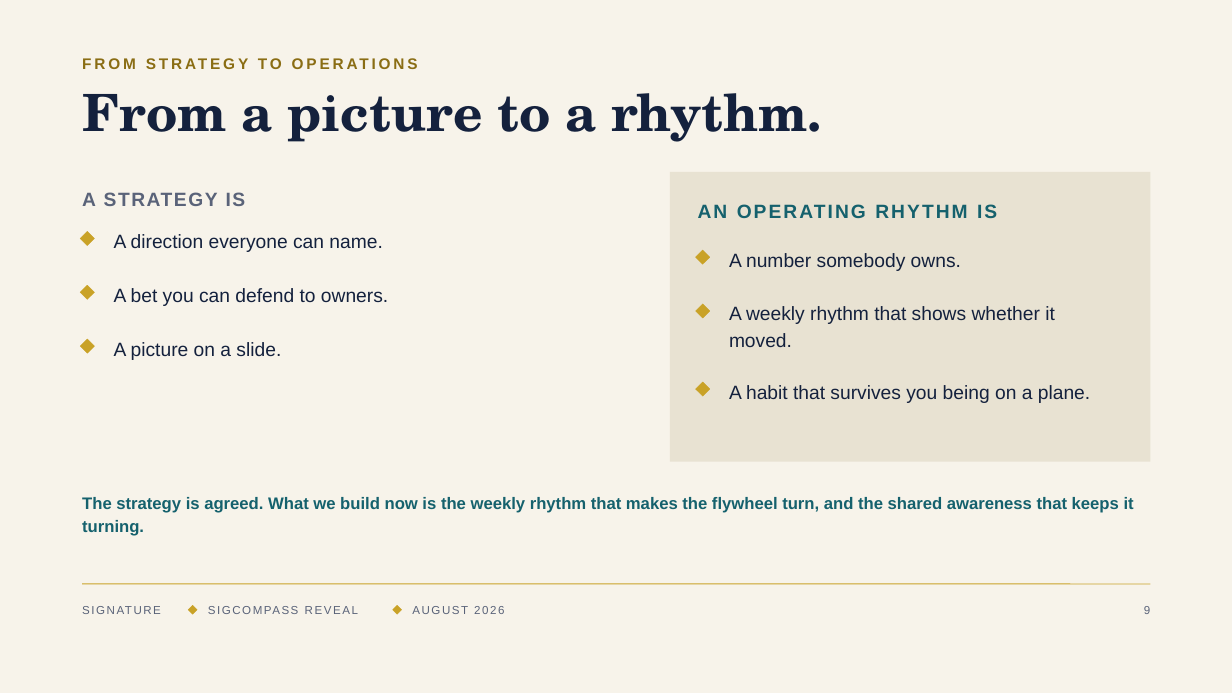
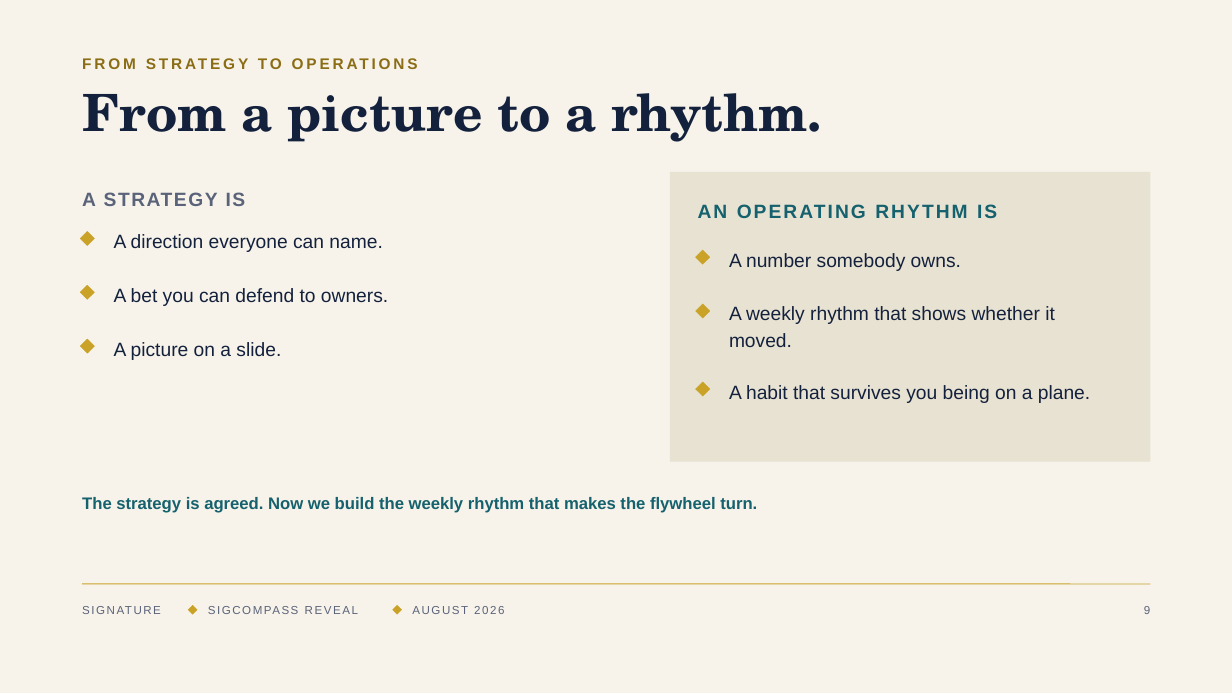
Before and after one commit to denisekgosnell/Donna, a slide deck: slide 9 of decks/sigcompass-reveal.pptx. Drawn at 1232x693 pixels with LibreOffice and Linux fonts; fonts in the diff are those of the drawing. Boxes give left, top, right and bottom in pixels: in the first picture for what was removed or moved away, otherwise in the second. Text is boxed around its words. In the diff, an @@ line names an element or a change of style, - is before the commit and + after.

```diff
--- a/decks/sigcompass-reveal.pptx
+++ b/decks/sigcompass-reveal.pptx
@@ text at bbox=[82, 497, 757, 513]: text changed @@
-The strategy is agreed. What we build now is the weekly rhythm that makes the flywheel turn, and the shared awareness that keeps it turning.
+The strategy is agreed. Now we build the weekly rhythm that makes the flywheel turn.
```
Also in this commit, not shown: 7 other slides changed, 4 other files.
